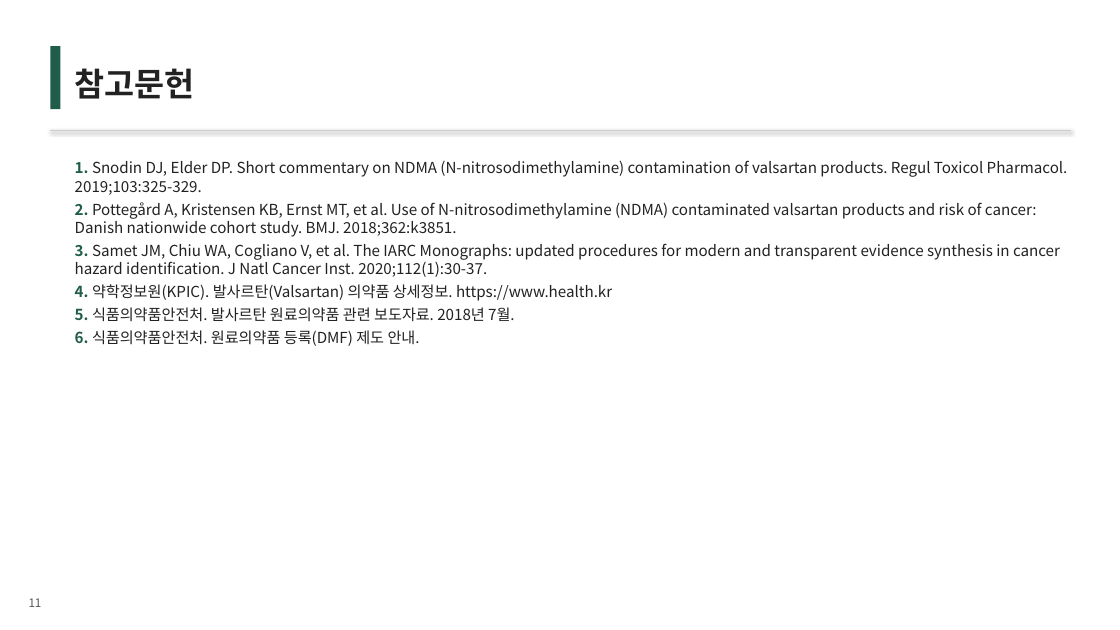
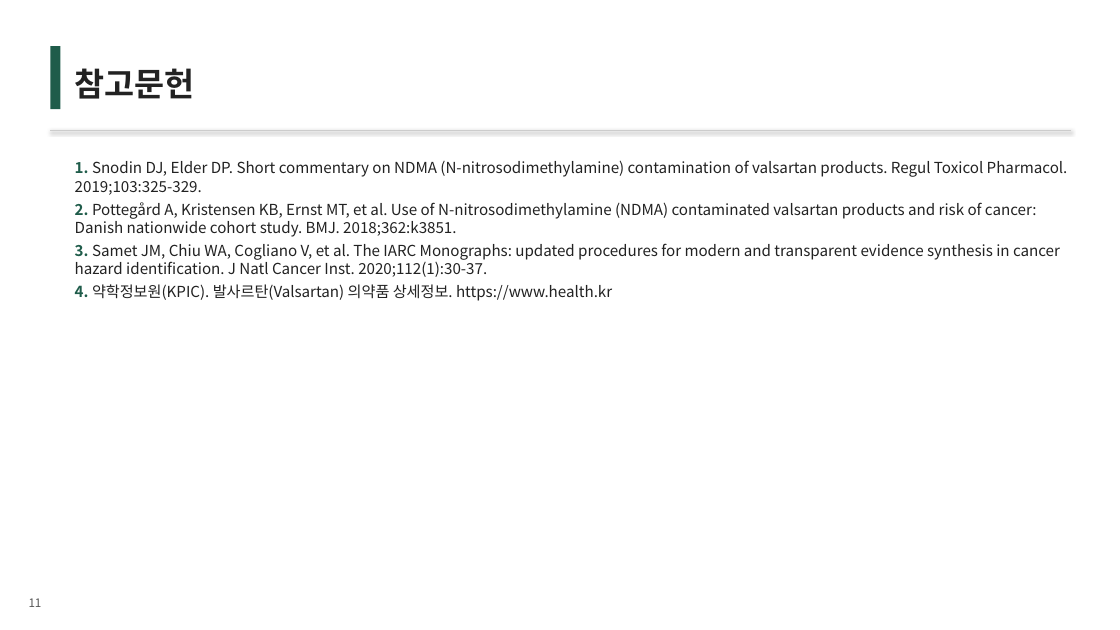
Before and after one commit to wlwl991123-prog/webtoon-app, a slide deck: slide 11 of GMP_발사르탄.pptx. Drawn at 1120x630 pixels with LibreOffice and Linux fonts; fonts in the diff are those of the drawing. Boxes give left, top, right and bottom in pixels: in the first picture for what was removed or moved away, otherwise in the second. Text is boxed around its words. In the diff, an @@ line names an element or a change of style, - is before the commit and + after.

```diff
--- a/GMP_발사르탄.pptx
+++ b/GMP_발사르탄.pptx
@@ text at box(75, 307, 515, 346): paragraphs removed @@
-5. 식품의약품안전처. 발사르탄 원료의약품 관련 보도자료. 2018년 7월.
-6. 식품의약품안전처. 원료의약품 등록(DMF) 제도 안내.
```
Also in this commit, not shown: 3 other slides changed, 1 other file.
